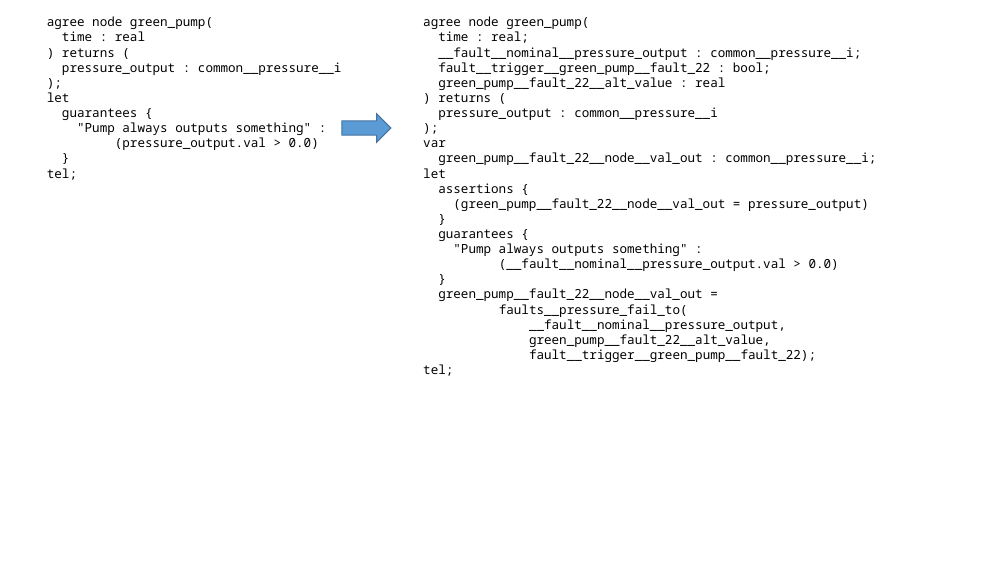
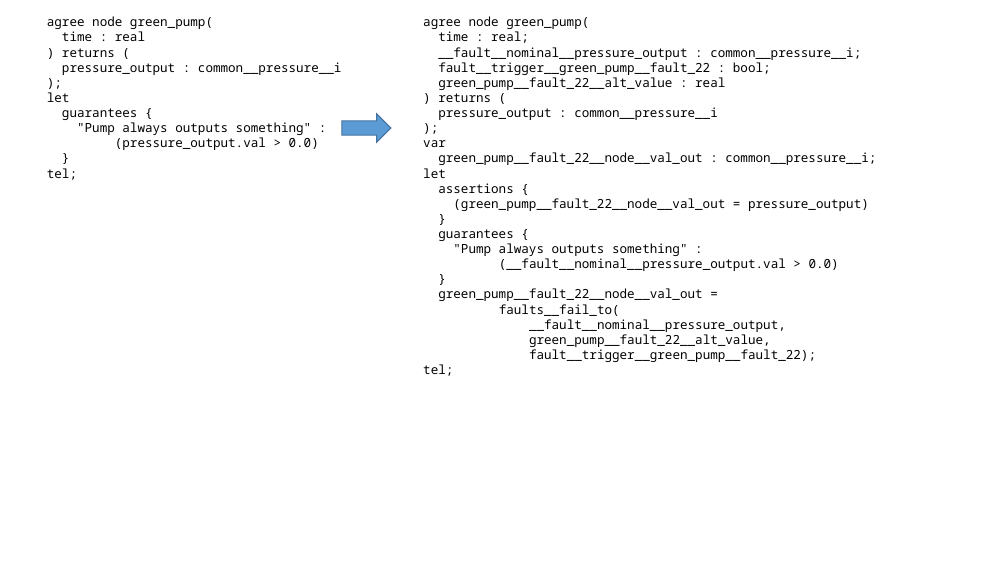
Before and after one commit to loonwerks/AMASE, a slide deck: slide 3 of doc/NFM_2018/Presentation1.pptx. Drawn at 1008x567 pixels with LibreOffice and Linux fonts; fonts in the diff are those of the drawing. Boxes give left, top, right and bottom in pixels: in the first picture for what was removed or moved away, otherwise in the second. Text is boxed around its words. In the diff, an @@ line names an element or a change of style, - is before the commit and + after.

```diff
--- a/doc/NFM_2018/Presentation1.pptx
+++ b/doc/NFM_2018/Presentation1.pptx
@@ text at <box>499,304,620,316</box>: text changed @@
-faults__pressure_fail_to(
+faults__fail_to(
```
Also in this commit, not shown: 8 other files.
